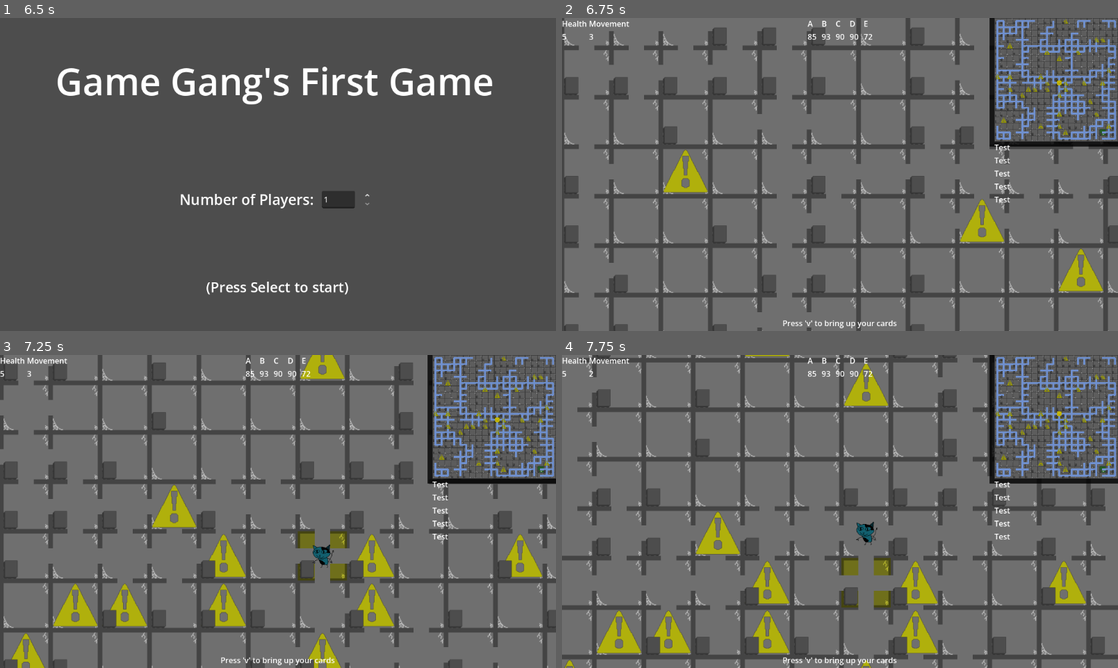
Above: before the commit, frames 1-4 (two rows, left to right).
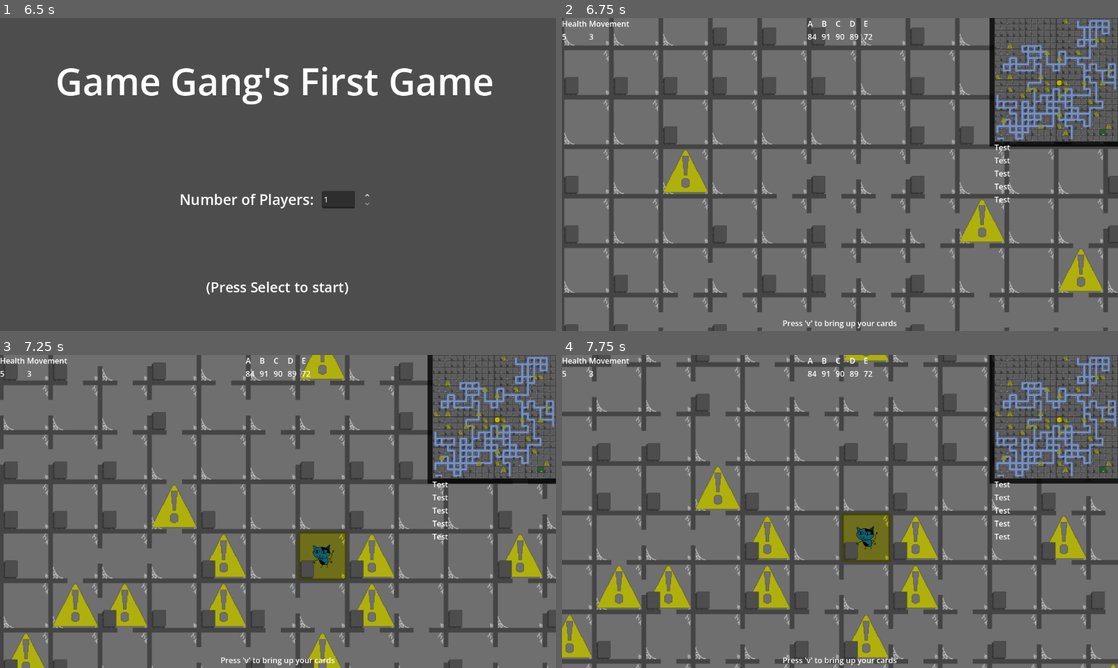
Above: after the commit, the same moments.

Repository: emrysshevek/gameganggame
Game: Godot game, scene res://scenes/title/title_screen.tscn
Same seed, same stepped clock (60 frames per second), same inputs: the game is played once before the commit and once after it.
Inputs (mouse positions are in pixels of both pictures, inside the frame that each line leads up to):
- Up to frame 1 (6.5 s): tap Enter (toggle_end_turn) at 0.5, 2, 3.5 s; move the mouse to (400, 158) at 0.52 s; hold D (move_right) 0.53-1.25 s; tap G (discard) at 0.6 s; click (400, 158) at 0.67 s; tap Space at 1.25, 2.75, 4.25 s; drag from (166, 190) to (250, 237) at 1.27 s; move the mouse to (333, 105) at 2.02 s; hold D (move_right) 2.03-2.75 s; tap C (toggle_cursor) at 2.1 s; drag from (250, 237) to (111, 127) at 2.77 s; move the mouse to (444, 221) at 3.52 s; hold A (move_left) 3.53-4.25 s; hold Shift 3.53-4.25 s; drag from (111, 127) to (194, 96) at 4.27 s; move the mouse to (305, 174) at 5.02 s; hold S (debug_down) 5.03-5.75 s; tap Ctrl at 5.1 s; click (305, 174) at 5.17 s; drag from (194, 96) to (166, 190) at 5.77 s
- Up to frame 2 (6.75 s): move the mouse to (962, 158) at 6.52 s; hold W (debug_up) from 6.53 s (still down); tap F (select) at 6.6 s
- Up to frame 3 (7.25 s): keep holding W (debug_up)
- Up to frame 4 (7.75 s): release W (debug_up) at 7.25 s; drag from (728, 527) to (812, 574) at 7.27 s

Frame 1 is identical in both runs. In frame 2, 5.1% of the frame differs, in the area x 3-100%, y 0-99%; in frame 3, 5.7%; in frame 4, 30%, in the area x 0-100%, y 0-100%.

Commit message:
basic path gen

Diff:
--- a/scenes/grid_manager.gd
+++ b/scenes/grid_manager.gd
@@ -151,23 +151,56 @@
 	return all_tiles
 
 func generate_map(_level:int):
-	var noise: FastNoiseLite = $NoiseMap.texture.noise
-	#noise.noise_type = FastNoiseLite.TYPE_SIMPLEX
-	#noise.seed = randi()
-	#noise.frequency = .0095
-	#noise.fractal_type = FastNoiseLite.FRACTAL_RIDGED
-	#noise.fractal_octaves = 4
-	#noise.fractal_lacunarity = 1.0
-	#noise.fractal_gain = .53
-	#noise.fractal_weighted_strength = .68
-	#seed(0)
-	for x in range(map_width):
-		for y in range(map_height):
-			var tile: Tile = get_tile(Vector2(x,y))
-			if x < map_width - 1:
-				_try_add_path(tile, get_tile(Vector2(x+1, y)), noise)
-			if y < map_height - 1:
-				_try_add_path(tile, get_tile(Vector2(x, y+1)), noise)
+	  #- weighting increases past the minimum necessary number of tiles to reach from one to the other
+	#- repeat with tiles chosen either from the border or other path tiles
+	#- stop when a certain density of paths has been reached
+	var rng = RandomNumberGenerator.new()
+
+	var available_nodes: Array[Vector2] = []
+	available_nodes.append_array(range(map_width).map(func(x): return Vector2(x,0)))
+	available_nodes.append_array(range(map_width).map(func(x): return Vector2(x,map_height-1)))
+	available_nodes.append_array(range(1, map_height-1).map(func(y): return Vector2(0,y)))
+	available_nodes.append_array(range(1, map_height-1).map(func(y): return Vector2(map_width-1,y)))
+
+	var path_count := 0
+	var start := Vector2.ZERO
+	var dest := Vector2.ZERO
+	#while path_count / float(map_width * map_height) < .7:
+	for i in range(5):
+		# choose a random start node and a random destination node with some minimum distance between
+		start = available_nodes.pick_random()
+		dest = start
+		while dest == start or abs(start.x - dest.x) + abs(start.y - dest.y) < map_width * .75:
+			dest = available_nodes.pick_random()
+		print("START=%s\tDEST=%s" % [str(start), str(dest)])
+		# perform a random walk from one tile to another, weighted in the direction of the destination tile
+		var curr := start
+		var prev := curr
+		while curr != dest:
+			var next_nodes: Array[Vector2] = [curr+Vector2.UP, curr+Vector2.RIGHT, curr+Vector2.DOWN, curr+Vector2.LEFT]
+			next_nodes.erase(prev)
+
+			var dest_dir := curr.direction_to(dest)
+			var cont_dir := prev.direction_to(curr)
+			var weights = next_nodes.map(
+				func(x: Vector2):
+					var directness = (curr.direction_to(x).dot(dest_dir) + 1) / 2
+					#var straightess = (curr.direction_to(x).dot(cont_dir) + 1) / 2
+					return pow(directness, 5)
+			)
+			weights = softmax(weights)
+
+			prev = curr
+			curr = next_nodes[rng.rand_weighted(weights)]
+			#curr = next_nodes[weights.find(weights.max())]
+			if curr not in available_nodes:
+				available_nodes.append(curr)
+
+			print("\tNext step: %s (dist=%f)" % [str(curr), curr.distance_to(dest)])
+			if prev.x >= 0 and prev.x < map_width  and prev.y >= 0 and prev.y < map_height \
+			   and curr.x >= 0 and curr.x < map_width and curr.y >= 0 and curr.y < map_height:
+				add_path(get_tile(prev), get_tile(curr))
+				path_count += 1
 
 
 	# Make sure all starting tiles are connected to each other
@@ -181,13 +214,12 @@
 
 	map_generated.emit()
 
-func _try_add_path(tile1: Tile, tile2: Tile, noise: FastNoiseLite) -> void:
-	var noise1 = noise.get_noise_2d(tile1.grid_coordinates.x, tile1.grid_coordinates.y)
-	var noise2 = noise.get_noise_2d(tile2.grid_coordinates.x, tile2.grid_coordinates.y)
-	var connection_strength = (noise1 + noise2) / 2.0
-	print("Connection strength: %f" % [connection_strength])
-	if connection_strength > .5:
-		add_path(tile1, tile2)
+func softmax(values: Array):
+	#Compute softmax values for each sets of scores in x.
+	var e_x = values.map(func(x): return exp(x - values.max()))
+	var sum = e_x.reduce(func(x, total): return x + total, 0)
+	return e_x.map(func(x): return x / sum)
+
 
 func setup_test_map(level:int):
 	var current_floor_tiles = floor_maps[level]
--- a/scenes/grid_manager.tscn
+++ b/scenes/grid_manager.tscn
@@ -2,26 +2,5 @@
 
 [ext_resource type="Script" uid="uid://ddvmkx2jpdp8g" path="res://scenes/grid_manager.gd" id="1_l7jj3"]
 
-[sub_resource type="FastNoiseLite" id="FastNoiseLite_l7jj3"]
-noise_type = 3
-seed = 12
-frequency = 0.22
-fractal_type = 2
-fractal_octaves = 2
-fractal_lacunarity = 2.235
-fractal_gain = 0.63
-fractal_weighted_strength = 1.0
-
-[sub_resource type="NoiseTexture2D" id="NoiseTexture2D_kl8jp"]
-width = 20
-height = 20
-generate_mipmaps = false
-noise = SubResource("FastNoiseLite_l7jj3")
-
 [node name="GridManager" type="Node2D" unique_id=1720207153]
 script = ExtResource("1_l7jj3")
-
-[node name="NoiseMap" type="TextureRect" parent="." unique_id=912844985]
-offset_right = 40.0
-offset_bottom = 40.0
-texture = SubResource("NoiseTexture2D_kl8jp")
